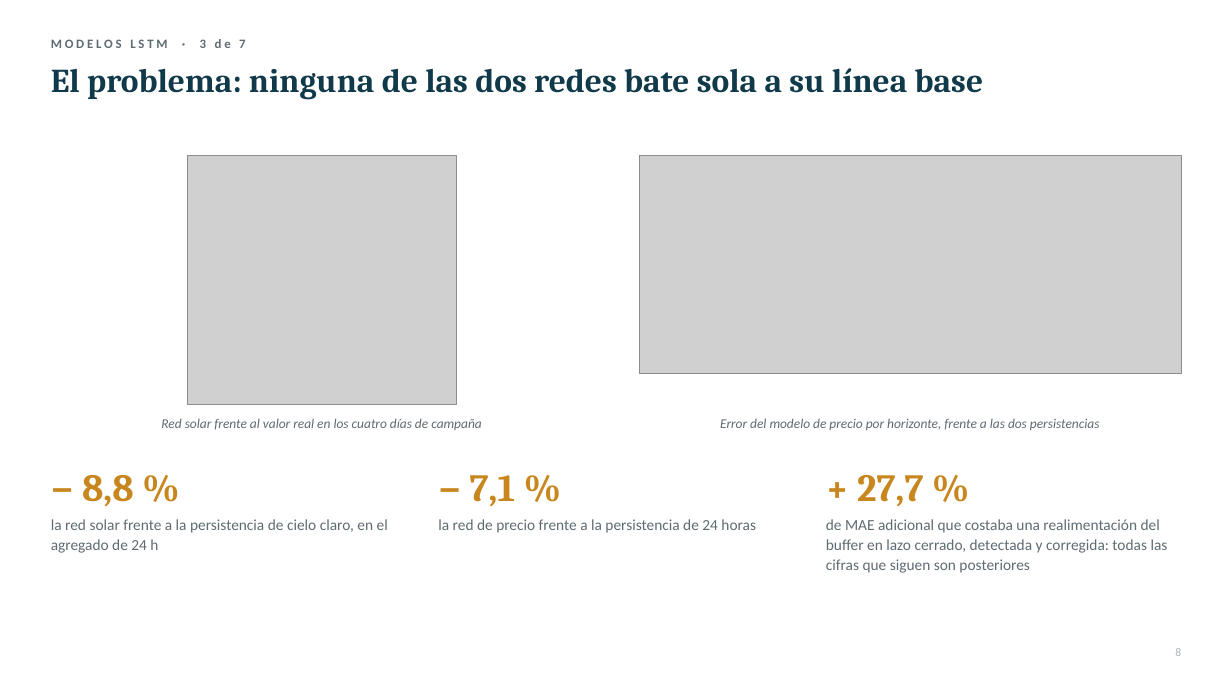
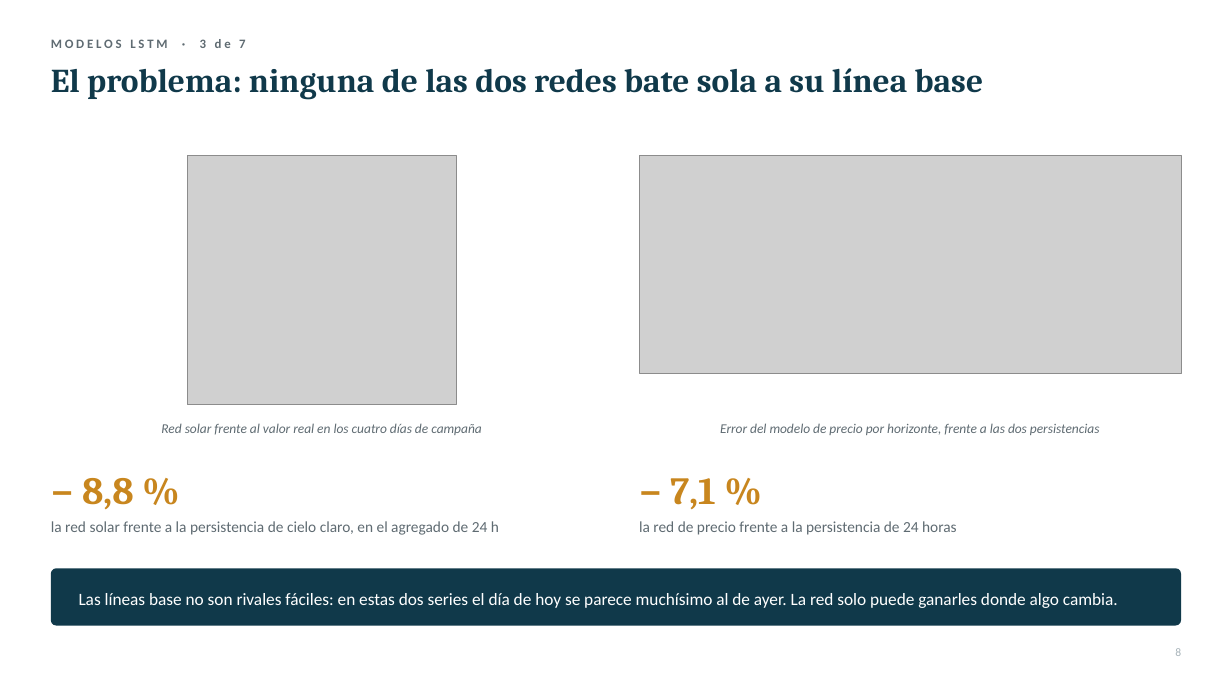
Before and after one commit to FerXxk/multi-energy-station-ems, a slide deck: slide 8 of defensa/OASIS_defensa_TFG.pptx. Drawn at 1232x693 pixels with LibreOffice and Linux fonts; fonts in the diff are those of the drawing; grey boxes stand for pictures. Boxes give left, top, right and bottom in pixels: in the first picture for what was removed or moved away, otherwise in the second. Text is boxed around its words. In the diff, an @@ line names an element or a change of style, - is before the commit and + after.

```diff
--- a/defensa/OASIS_defensa_TFG.pptx
+++ b/defensa/OASIS_defensa_TFG.pptx
@@ text "Red solar frente al valor ...": place and size @@
-text "Red solar frente al valor ..." at (161,418,482,430)
+text "Red solar frente al valor ..." at (161,423,482,435)
@@ text "Error del modelo de precio ...": place and size @@
-text "Error del modelo de precio ..." at (720,418,1100,430)
+text "Error del modelo de precio ..." at (720,423,1100,435)
@@ text "− 7,1 %": place and size @@
-text "− 7,1 %" at (470,475,516,506)
+text "− 7,1 %" at (670,478,716,509)
@@ text removed at (857,475,923,506) @@
-+ 27,7 %
@@ text "la red solar frente a ..." rewrapped from (51,519,388,553) to (51,521,499,535) @@
@@ text "la red de precio frente ...": place and size @@
-text "la red de precio frente ..." at (438,519,756,533)
+text "la red de precio frente ..." at (639,521,957,535)
@@ text removed at (826,519,1168,573) @@
-de MAE adicional que costaba una realimentación del buffer en lazo cerrado, detectada y corregida: todas las cifras que siguen son posteriores
@@ rounded rectangle added at (51,568,1181,626), fill #10394A @@
@@ text added at (79,593,1118,608), 13.5 pt, text #FFFFFF @@
+Las líneas base no son rivales fáciles: en estas dos series el día de hoy se parece muchísimo al de ayer. La red solo puede ganarles donde algo cambia.
```
Also in this commit, not shown: 6 other slides changed, 2 other files.
